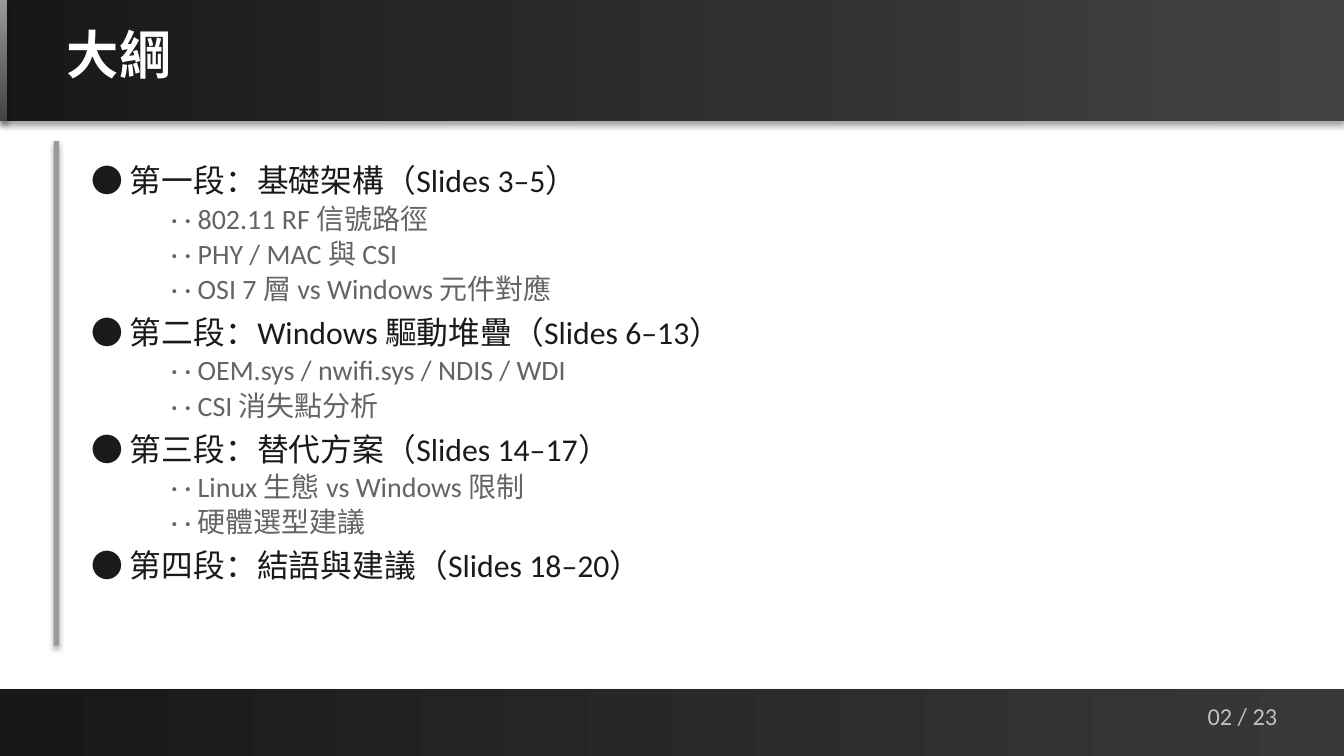
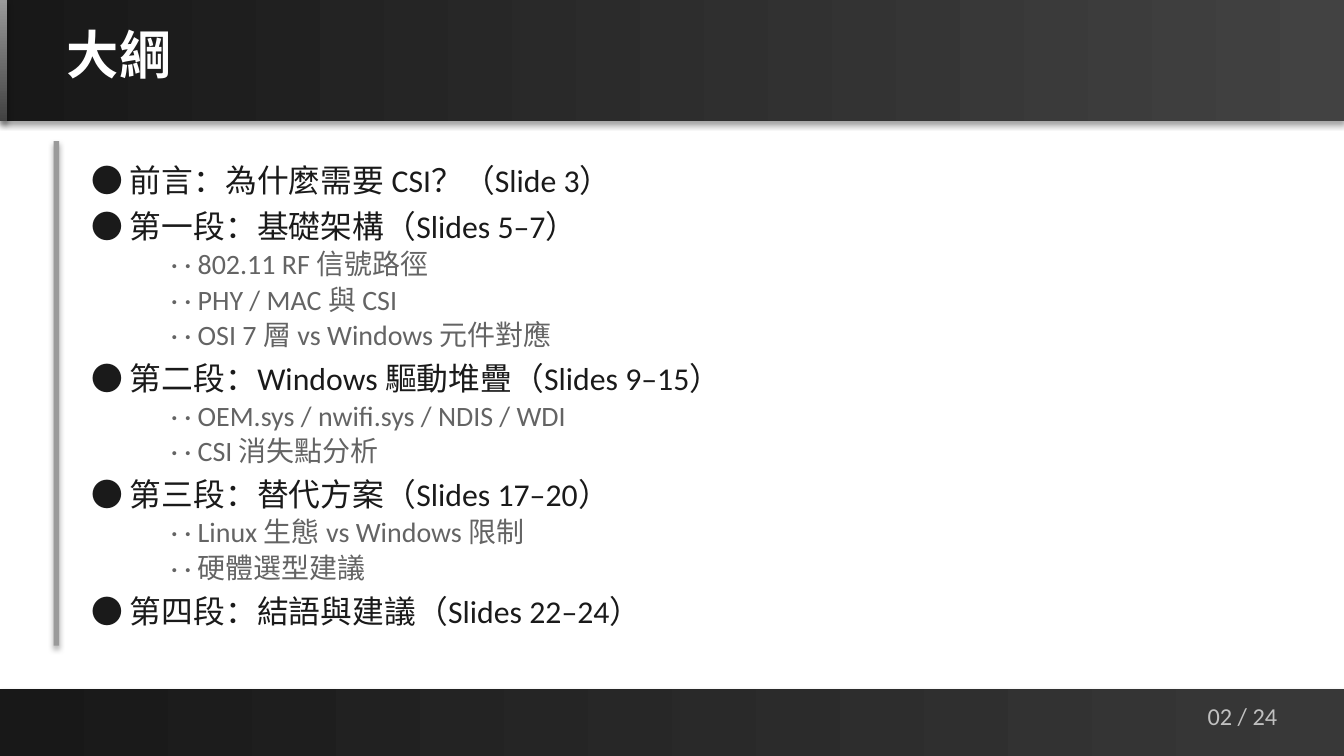
Before and after one commit to jacky92219-cell/network-ppt-project, a slide deck: slide 2 of output/network-card-csi-v5.1.pptx. Drawn at 1344x756 pixels with LibreOffice and Linux fonts; fonts in the diff are those of the drawing. Boxes give left, top, right and bottom in pixels: in the first picture for what was removed or moved away, otherwise in the second. Text is boxed around its words. In the diff, an @@ line names an element or a change of style, - is before the commit and + after.

```diff
--- a/output/network-card-csi-v5.1.pptx
+++ b/output/network-card-csi-v5.1.pptx
@@ text at box(130, 165, 612, 241): text changed @@
-● 第一段：基礎架構（Slides 3–5）
+● 前言：為什麼需要 CSI？（Slide 3）
+● 第一段：基礎架構（Slides 5–7）
@@ text at box(130, 363, 721, 393): text changed @@
-● 第二段：Windows 驅動堆疊（Slides 6–13）
+● 第二段：Windows 驅動堆疊（Slides 9–15）
@@ text at box(130, 479, 610, 509): text changed @@
-● 第三段：替代方案（Slides 14–17）
+● 第三段：替代方案（Slides 17–20）
@@ text at box(130, 596, 641, 626): text changed @@
-● 第四段：結語與建議（Slides 18–20）
+● 第四段：結語與建議（Slides 22–24）
@@ text at box(1208, 709, 1278, 725): text changed @@
-02 / 23
+02 / 24
```
Also in this commit, not shown: 22 other slides changed, 1 slide added, 14 other files.
